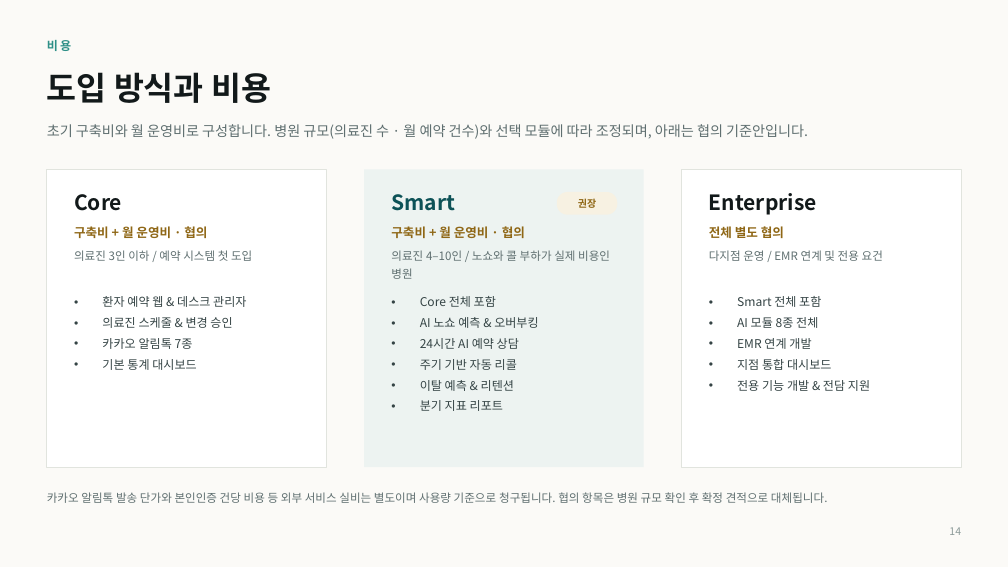
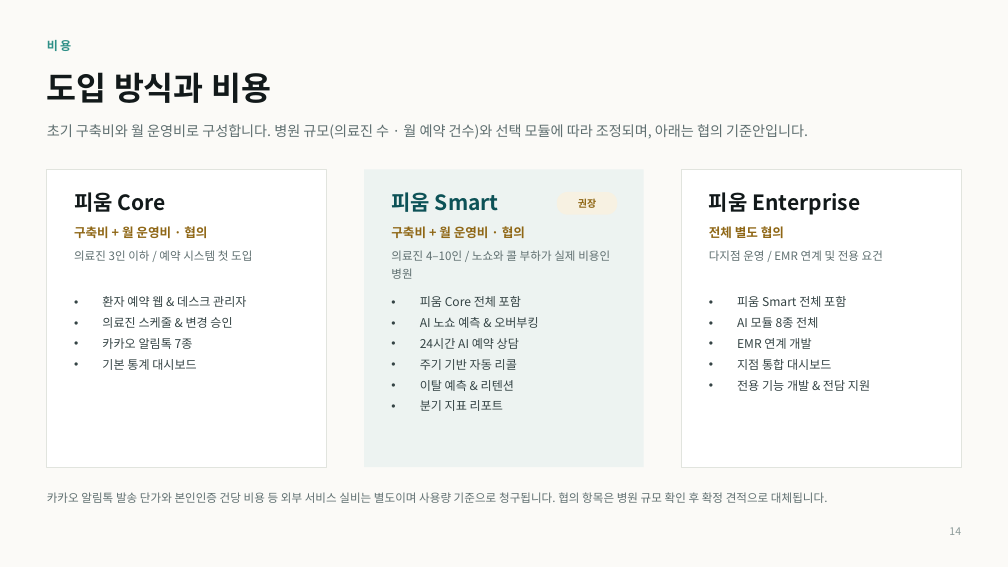
Before and after one commit to niceverygood/maria-reservation, a slide deck: slide 14 of docs/ai-smart-crm-proposal.pptx. Drawn at 1008x567 pixels with LibreOffice and Linux fonts; fonts in the diff are those of the drawing. Boxes give left, top, right and bottom in pixels: in the first picture for what was removed or moved away, otherwise in the second. Text is boxed around its words. In the diff, an @@ line names an element or a change of style, - is before the commit and + after.

```diff
--- a/docs/ai-smart-crm-proposal.pptx
+++ b/docs/ai-smart-crm-proposal.pptx
@@ text at [74, 192, 166, 212]: text changed @@
-Core
+피움 Core
@@ text at [391, 192, 499, 212]: text changed @@
-Smart
+피움 Smart
@@ text at [709, 192, 860, 215]: text changed @@
-Enterprise
+피움 Enterprise
@@ text at [420, 296, 521, 307]: text changed @@
-• Core 전체 포함
+• 피움 Core 전체 포함
@@ text at [737, 296, 846, 307]: text changed @@
-• Smart 전체 포함
+• 피움 Smart 전체 포함
```
Also in this commit, not shown: 4 other slides changed, 3 other files.
